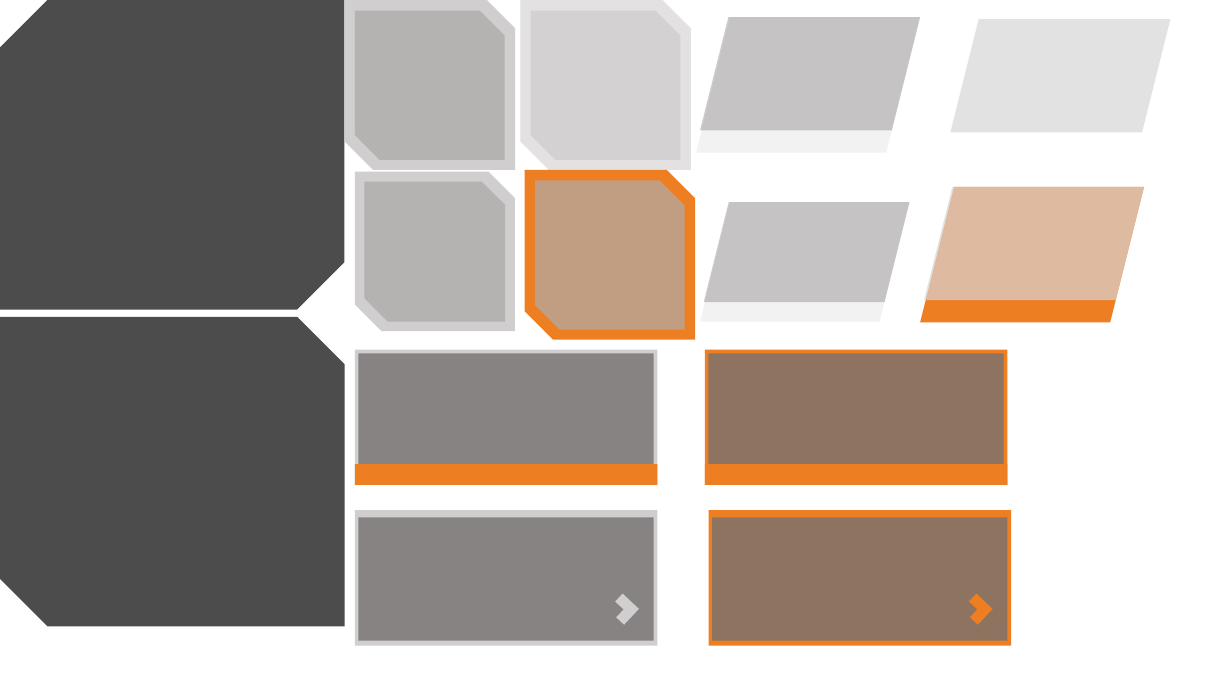
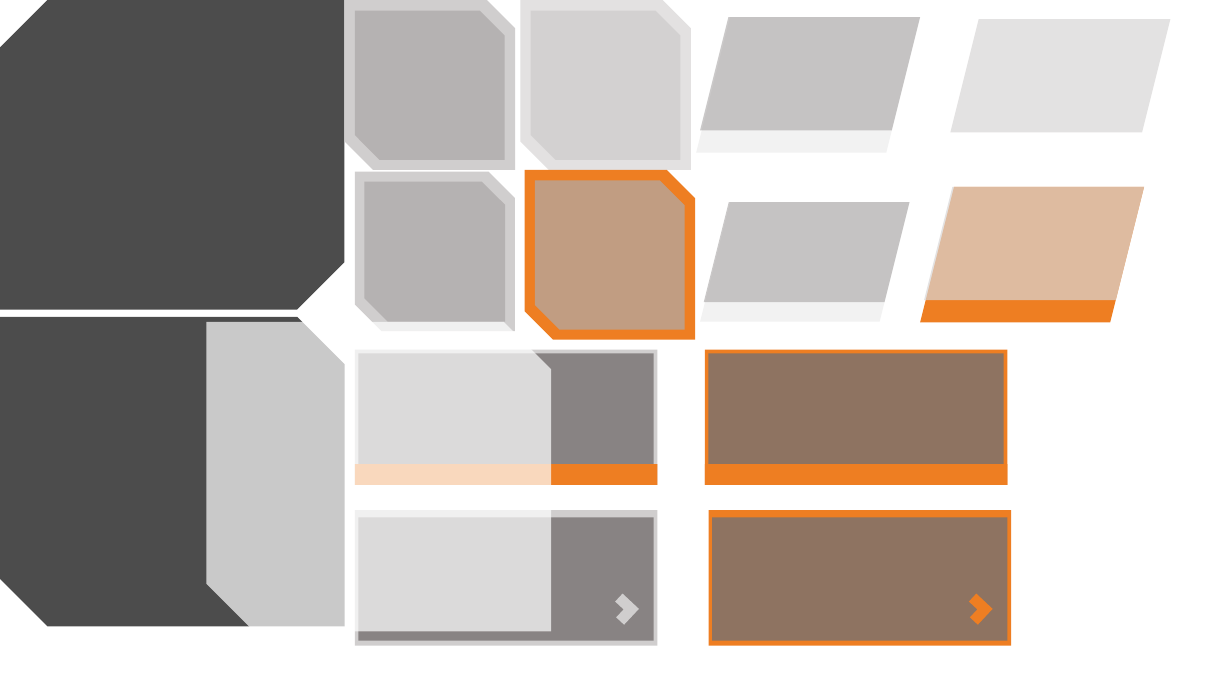
Before and after one commit to Seoha57/SW, a slide deck: slide 10 of Projects/SW_Design/UI/UI_design.pptx. Drawn at 1232x693 pixels with LibreOffice and Linux fonts; fonts in the diff are those of the drawing. Boxes give left, top, right and bottom in pixels: in the first picture for what was removed or moved away, otherwise in the second. Text is boxed around its words. In the diff, an @@ line names an element or a change of style, - is before the commit and + after.

```diff
--- a/Projects/SW_Design/UI/UI_design.pptx
+++ b/Projects/SW_Design/UI/UI_design.pptx
@@ snip diag rect added at box(206, 322, 551, 631), fill #FFFFFF at 70% opacity @@
```
Also in this commit, not shown: 6 other files.
